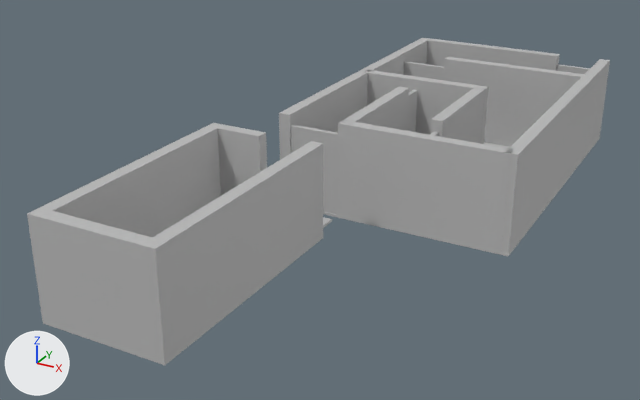
The FBX model Assets/GhostAndStuff/Escenas/Niveles/TUTORIAL/TUTORIAL.fbx: old version first, new version second.
Both versions are drawn from a 50 mm lens placed at (-13.1, -73.9, 18.1), pointed at (-32.4, -38.8, 0.5). The lights are fixed; the arrows at lower left show +X, +Y and +Z. Where no turn or scale is listed for an object, it has been applied to the vertices.

Objects in the first picture: 'PARED', 'PARED1', 'PARED2', 'PARED3', 'PARED4', 'PARED5', 'PARED6', 'PARED7', 'PAREDES', 'PISO', 'PISO.001', 'PUERTA'.
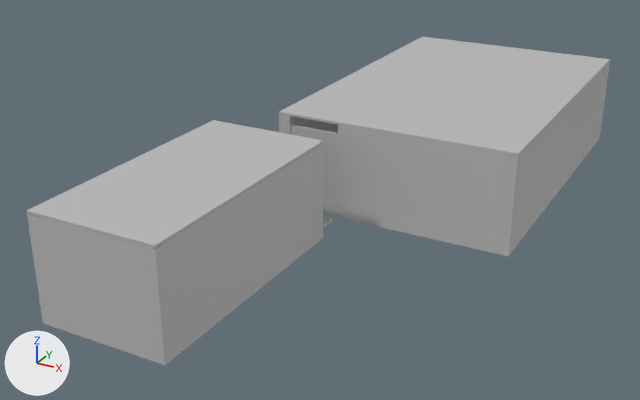
Where the newer file only moved an object's origin or applied its transform, the numbers keep the older frame.

Location of each change, (x1, y1, x2, y2) in pixels of the pictures (640 x 400 px):
'TECHO1', shown
    after: (279, 37, 610, 156)
'TECHO', shown
    after: (26, 120, 323, 248)
'PARED3', unchanged, covered by the edit
    before: (443, 57, 588, 147)
'PARED', unchanged, covered by the edit
    before: (279, 38, 430, 160)
    after: (279, 114, 338, 134)
'PARED7', unchanged, covered by the edit
    before: (366, 70, 488, 144)
'PARED4', unchanged, covered by the edit
    before: (427, 39, 560, 71)

The change, as a diff of the scene's bpy script:
```diff
--- a/Assets/GhostAndStuff/Escenas/Niveles/TUTORIAL/TUTORIAL.fbx.py
+++ b/Assets/GhostAndStuff/Escenas/Niveles/TUTORIAL/TUTORIAL.fbx.py
@@ ob_techo1 @@
 ob_techo1.location = (0.827, 245.9, 3.185)
-ob_techo1.hide_viewport = True
@@ ob_techo @@
 ob_techo.location = (0.0, 237.3, 0.0)
-ob_techo.hide_viewport = True
```
